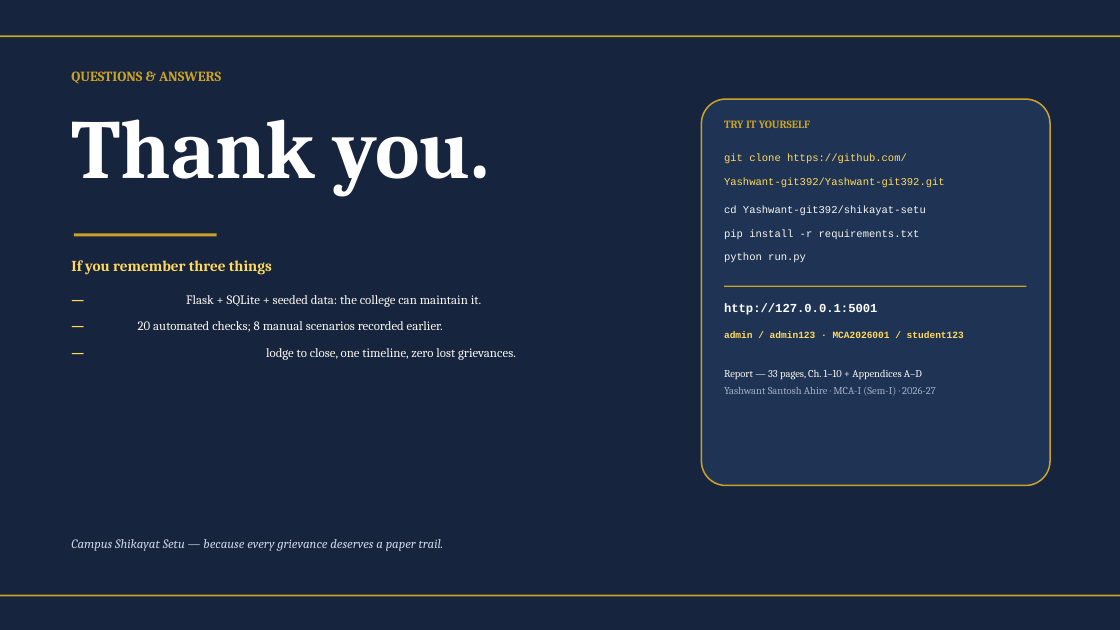
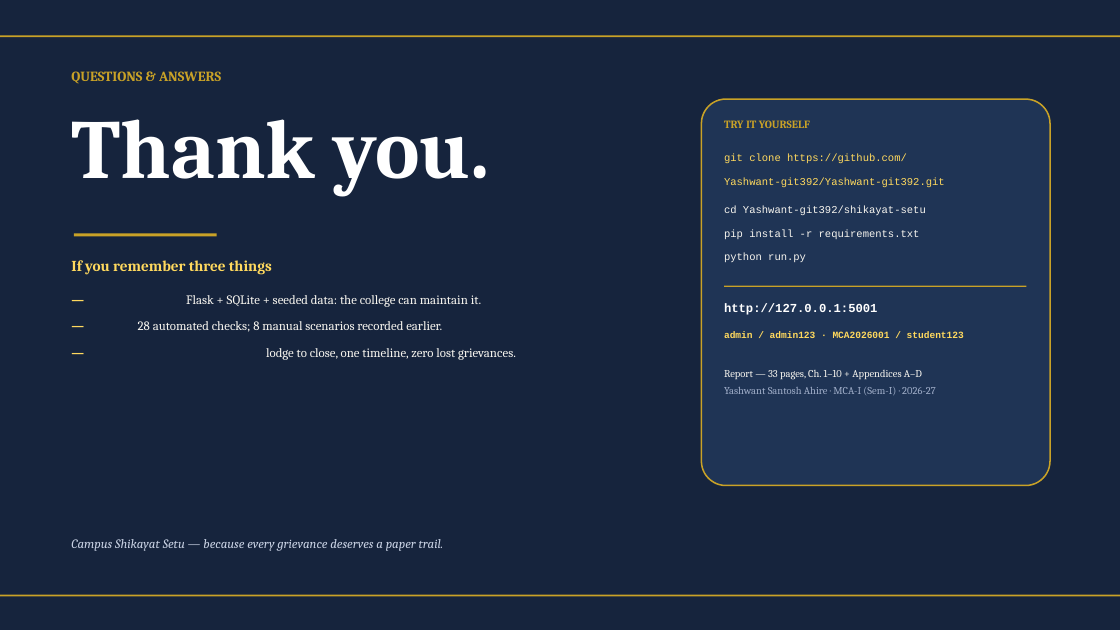
Before and after one commit to Yashwant-git392/Yashwant-git392, a slide deck: slide 16 of shikayat-setu/presentation/CampusShikayatSetu_MCA-Mini-Project_Review.pptx. Drawn at 1120x630 pixels with LibreOffice and Linux fonts; fonts in the diff are those of the drawing. Boxes give left, top, right and bottom in pixels: in the first picture for what was removed or moved away, otherwise in the second. Text is boxed around its words. In the diff, an @@ line names an element or a change of style, - is before the commit and + after.

```diff
--- a/shikayat-setu/presentation/CampusShikayatSetu_MCA-Mini-Project_Review.pptx
+++ b/shikayat-setu/presentation/CampusShikayatSetu_MCA-Mini-Project_Review.pptx
@@ text at (x1=138, y1=321, x2=442, y2=332): text changed @@
-— Tests — 20 automated checks; 8 manual scenarios recorded earlier.
+— Tests — 28 automated checks; 8 manual scenarios recorded earlier.
```
Also in this commit, not shown: 3 other slides changed, 29 other files.
